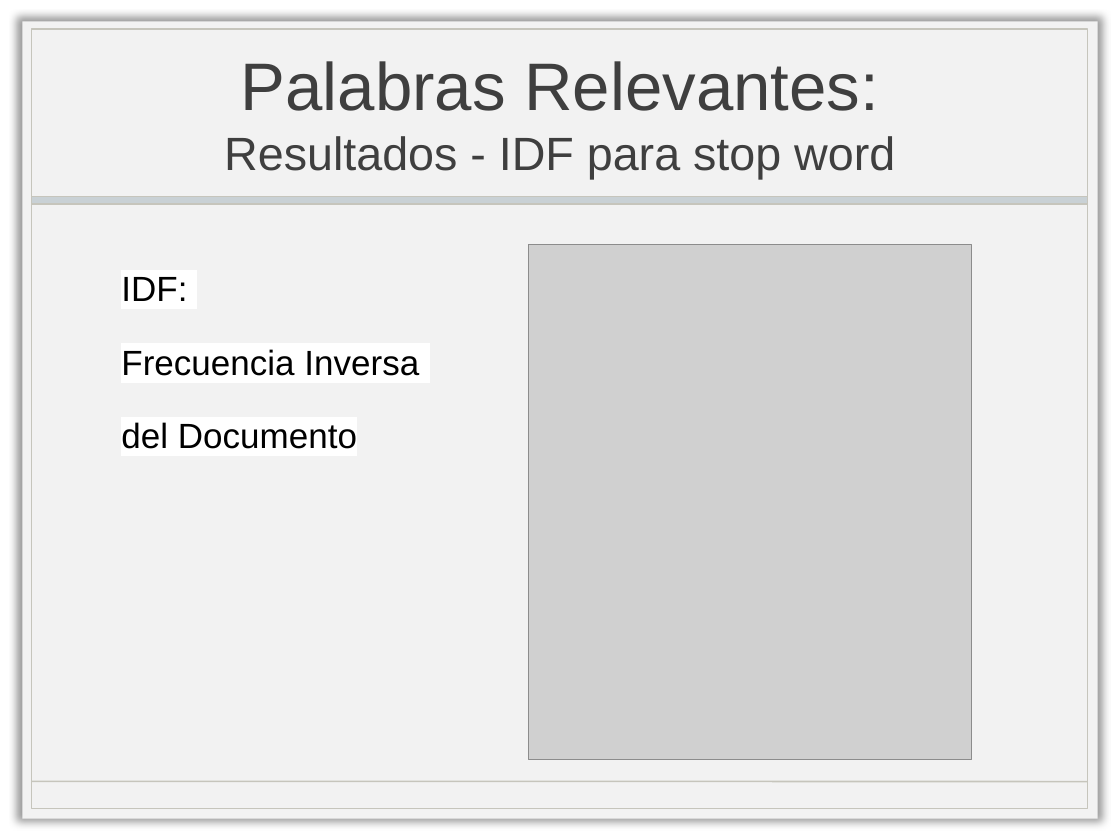
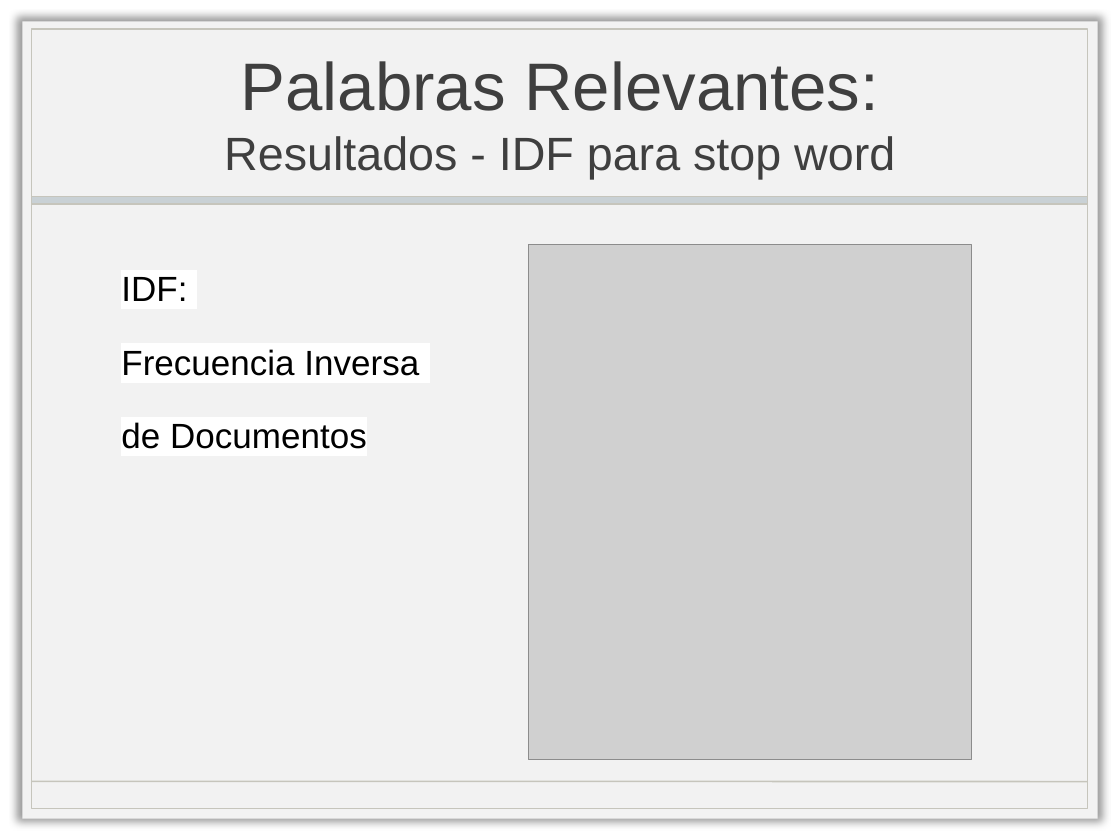
Before and after one commit to jorgeperezv/Busqueda-y-Recomendacion-de-Textos-Legales, a slide deck: slide 9 of Mentoria.pptx. Drawn at 1120x840 pixels with LibreOffice and Linux fonts; fonts in the diff are those of the drawing; grey boxes stand for pictures; background and template pictures are left out. Boxes give left, top, right and bottom in pixels: in the first picture for what was removed or moved away, otherwise in the second. Text is boxed around its words. In the diff, an @@ line names an element or a change of style, - is before the commit and + after.

```diff
--- a/Mentoria.pptx
+++ b/Mentoria.pptx
@@ text at (121,422,367,449): text changed @@
-del Documento
+de Documentos
```
